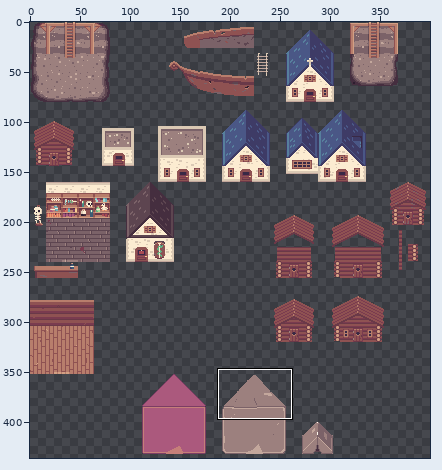
Two versions of one sprite sheet, static/images/large-sprites.png. The picture above shows the old version from afar; the outline marks the close-up.
Close-up. Old version:
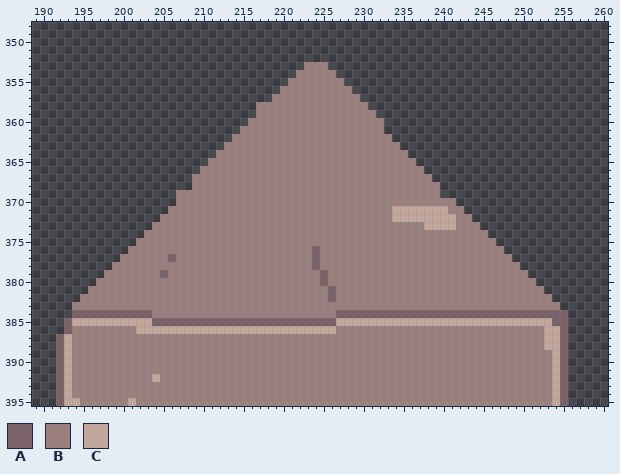
The file is 1000x1000 pixels. Shown: x 189..260, y 348..395. The wide view leaves out empty margins. The commit also changed other parts of the picture, which this record leaves out.
Palette (. is transparent): A #7b6268  B #9c807e  C #c3a79c
Pixels before (only the part around the change), first column x 189:
348 ........................................................................
349 ........................................................................
350 ........................................................................
351 ........................................................................
352 ........................................................................
353 ..................................BBB...................................
354 .................................BBBBB..................................
355 ................................BBBBBBB.................................
356 ...............................BBBBBBBBB................................
357 ..............................BBBBBBBBBBB...............................
358 ............................BBBBBBBBBBBBBB..............................
359 ............................BBBBBBBBBBBBBBB.............................
360 ...........................BBBBBBBBBBBBBBBBB............................
361 ..........................BBBBBBBBBBBBBBBBBB............................
362 .........................BBBBBBBBBBBBBBBBBBBB...........................
363 ........................BBBBBBBBBBBBBBBBBBBBBB..........................
364 .......................BBBBBBBBBBBBBBBBBBBBBBBB.........................
365 ......................BBBBBBBBBBBBBBBBBBBBBBBBBB........................
366 .....................BBBBBBBBBBBBBBBBBBBBBBBBBBBB.......................
367 ....................BBBBBBBBBBBBBBBBBBBBBBBBBBBBBB......................
368 ....................BBBBBBBBBBBBBBBBBBBBBBBBBBBBBBB.....................
369 ..................BBBBBBBBBBBBBBBBBBBBBBBBBBBBBBBBB.....................
370 ..................BBBBBBBBBBBBBBBBBBBBBBBBBBBBBBBBBBB...................
371 .................BBBBBBBBBBBBBBBBBBBBBBBBBBBBCCCCCCCBB..................
372 ................BBBBBBBBBBBBBBBBBBBBBBBBBBBBBCCCCCCCCBB.................
373 ...............BBBBBBBBBBBBBBBBBBBBBBBBBBBBBBBBBBCCCCBBB................
374 ..............BBBBBBBBBBBBBBBBBBBBBBBBBBBBBBBBBBBBBBBBBBB...............
375 .............BBBBBBBBBBBBBBBBBBBBBBBBBBBBBBBBBBBBBBBBBBBBB..............
376 ............BBBBBBBBBBBBBBBBBBBBBBBABBBBBBBBBBBBBBBBBBBBBBB.............
377 ...........BBBBBBABBBBBBBBBBBBBBBBBABBBBBBBBBBBBBBBBBBBBBBBB............
378 ..........BBBBBBBBBBBBBBBBBBBBBBBBBABBBBBBBBBBBBBBBBBBBBBBBBB...........
379 .........BBBBBBBABBBBBBBBBBBBBBBBBBBABBBBBBBBBBBBBBBBBBBBBBBBB..........
380 ........BBBBBBBBBBBBBBBBBBBBBBBBBBBBABBBBBBBBBBBBBBBBBBBBBBBBBB.........
381 .......BBBBBBBBBBBBBBBBBBBBBBBBBBBBBBABBBBBBBBBBBBBBBBBBBBBBBBBB........
382 ......BBBBBBBBBBBBBBBBBBBBBBBBBBBBBBBABBBBBBBBBBBBBBBBBBBBBBBBBBB.......
383 .....BBBBBBBBBBBBBBBBBBBBBBBBBBBBBBBBBBBBBBBBBBBBBBBBBBBBBBBBBBBBB......
384 .....AAAAAAAAAABBBBBBBBBBBBBBBBBBBBBBBAAAAAAAAAAAAAAAAAAAAAAAAAAAAA.....
385 ....ACCCCCCCCCCAAAAAAAAAAAAAAAAAAAAAAACCCCCCCCCCCCCCCCCCCCCCCCCCCAA.....
386 ....ABBBBBBBBCCCCCCCCCCCCCCCCCCCCCCCCCBBBBBBBBBBBBBBBBBBBBBBBBBBCCA.....
387 ...ACBBBBBBBBBBBBBBBBBBBBBBBBBBBBBBBBBBBBBBBBBBBBBBBBBBBBBBBBBBBCCA.....
388 ...ACBBBBBBBBBBBBBBBBBBBBBBBBBBBBBBBBBBBBBBBBBBBBBBBBBBBBBBBBBBBCCA.....
389 ...ACBBBBBBBBBBBBBBBBBBBBBBBBBBBBBBBBBBBBBBBBBBBBBBBBBBBBBBBBBBBBCA.....
390 ...ACBBBBBBBBBBBBBBBBBBBBBBBBBBBBBBBBBBBBBBBBBBBBBBBBBBBBBBBBBBBBCA.....
391 ...ACBBBBBBBBBBBBBBBBBBBBBBBBBBBBBBBBBBBBBBBBBBBBBBBBBBBBBBBBBBBBCA.....
392 ...ACBBBBBBBBBBCBBBBBBBBBBBBBBBBBBBBBBBBBBBBBBBBBBBBBBBBBBBBBBBBBCA.....
393 ...ACBBBBBBBBBBBBBBBBBBBBBBBBBBBBBBBBBBBBBBBBBBBBBBBBBBBBBBBBBBBBCA.....
394 ...ACBBBBBBBBBBBBBBBBBBBBBBBBBBBBBBBBBBBBBBBBBBBBBBBBBBBBBBBBBBBBCA.....
After the commit:
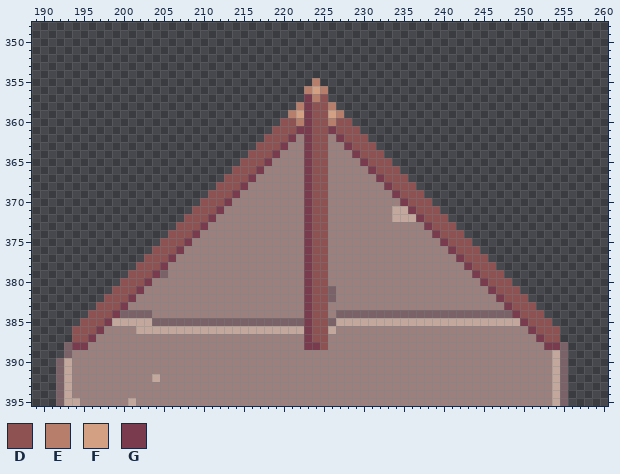
Colours new in this view: D #8f5252  E #b87e6c  F #d3a084  G #7a3b4f
Changes in this commit:
Changed rows in their new state; - is an unchanged pixel.
first column x 192:
353 -------------------------------...------------------------------
354 ------------------------------.....-----------------------------
355 -----------------------------...E...----------------------------
356 ----------------------------...EFE...---------------------------
357 ---------------------------....GED....--------------------------
358 -------------------------.....EGDDE....-------------------------
359 -------------------------....EFGDDFE....------------------------
360 ------------------------....DDEGDDEDD....-----------------------
361 -----------------------....DDDGGDDGDDD...-----------------------
362 ----------------------....DDDG-GDD-GDDD...----------------------
363 ---------------------....DDDG--GDD--GDDD...---------------------
364 --------------------....DDDG---GDD---GDDD...--------------------
365 -------------------....DDDG----GDD----GDDD...-------------------
366 ------------------....DDDG-----GDD-----GDDD...------------------
367 -----------------....DDDG------GDD------GDDD...-----------------
368 -----------------...DDDG-------GDD-------GDDD...----------------
369 ---------------....DDDG--------GDD--------GDDD..----------------
370 ---------------...DDDG---------GDD---------GDDD...--------------
371 --------------...DDDG----------GDD----------GDDD...-------------
372 -------------...DDDG-----------GDD-----------GDDD...------------
373 ------------...DDDG------------GDD------------GDDD...-----------
374 -----------...DDDG-------------GDD-------------GDDD...----------
375 ----------...DDDG--------------GDD--------------GDDD...---------
376 ---------...DDDG---------------GDD---------------GDDD...--------
377 --------...DDDG----------------GDD----------------GDDD...-------
378 -------...DDDG-----------------GDD-----------------GDDD...------
379 ------...DDDG------------------GDD------------------GDDD...-----
380 -----...DDDG-------------------GDD-------------------GDDD...----
381 ----...DDDG--------------------GDD--------------------GDDD...---
382 ---...DDDG---------------------GDD---------------------GDDD...--
383 --...DDDG----------------------GDD----------------------GDDD...-
384 --..DDDG-----------------------GDD-----------------------GDDD...
385 -..DDDG------------------------GDD------------------------GDDD..
386 -.DDDG-------------------------GDD-------------------------GDDD.
387 ..DDG--------------------------GDD--------------------------GDD.
388 .AGG---------------------------GGD---------------------------GG-
389 .A--------------------------------------------------------------
